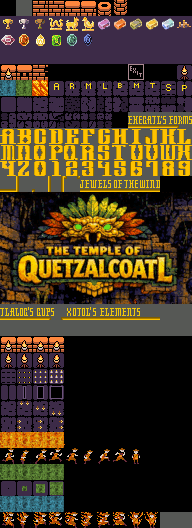
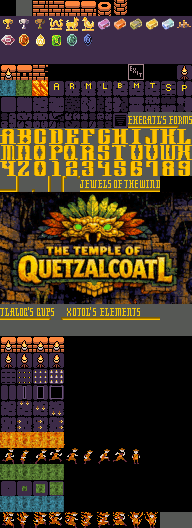
Two versions of the same layered image (192px x 528px). Layer-by-layer changes:
painted on "Background" over bbox(113, 113, 128, 128)
